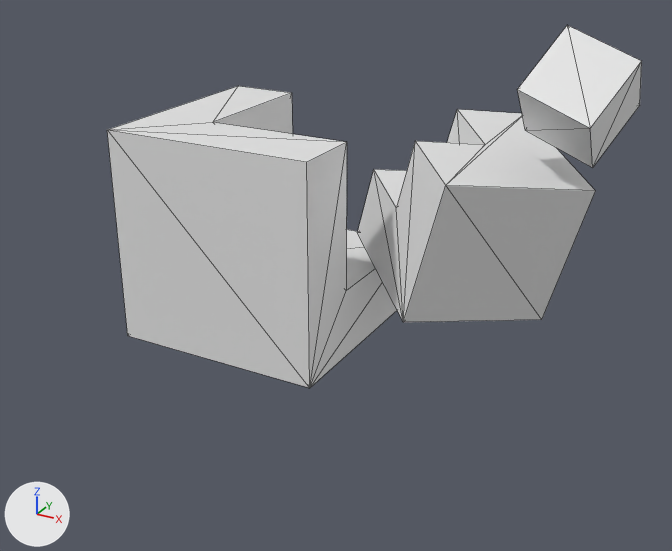
A saved change to the glTF model public/models/eat-cube.glb.
Both versions are drawn from a 50 mm camera at (4.17, -6.11, 3.47) aimed at (0.64, 0.31, 0.25). The axes (+X, +Y, +Z) are drawn at lower left. The lights are the same throughout. The picture after the commit comes second. Mesh edges are drawn as thin lines. Where no turn or scale is listed for an object, it has been applied to the vertices.

Names of what the first picture shows: 'CubeCore', 'CubeMiddle', 'CubeOuter'.
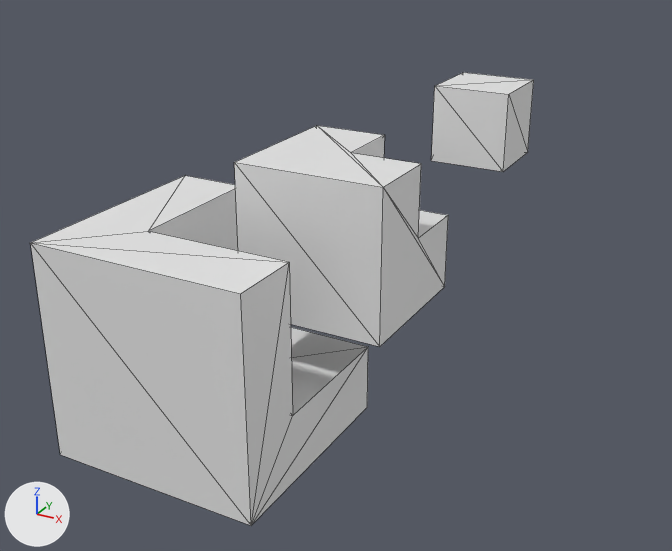
Pixel boxes [x1, y1, x2, y2] of what changed, in the pictures (672 x 551 px):
'CubeOuter', moved
    before: [107, 86, 397, 388]
    after: [31, 176, 368, 526]
'CubeMiddle', moved, turned
    before: [357, 109, 595, 322]
    after: [234, 126, 448, 347]
'CubeCore', moved, turned
    before: [517, 25, 642, 168]
    after: [431, 72, 534, 172]

What the commit changed:
Object 'CubeCore' (ob_cubecore) turns from (135, 18, -10) to (0, 0, 0) degrees about x, y and z.
Object 'CubeCore' (ob_cubecore) moves from (2.353, 1.151, 1.813) to (1.454, 1.454, 1.454).
Object 'CubeMiddle' (ob_cubemiddle) turns from (8, -14, 135) to (0, 0, 0) degrees about x, y and z.
Object 'CubeMiddle' (ob_cubemiddle) moves from (1.32, 1.25, 0.795) to (0.689, 0.689, 0.689).
Object 'CubeOuter' (ob_cubeouter) moves from (-0.318, 0.884, 0.43) to (-0.217, -0.217, -0.217).
